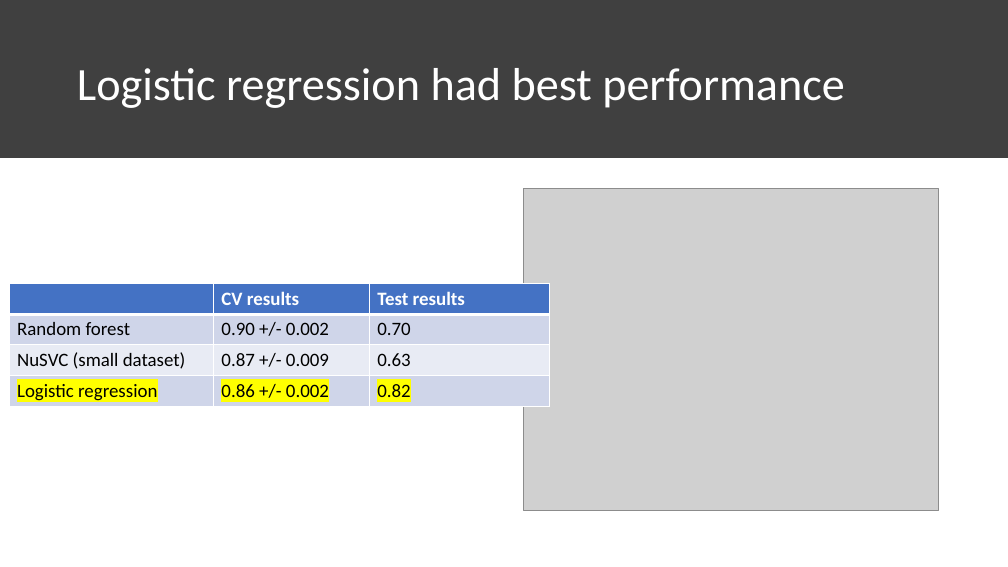
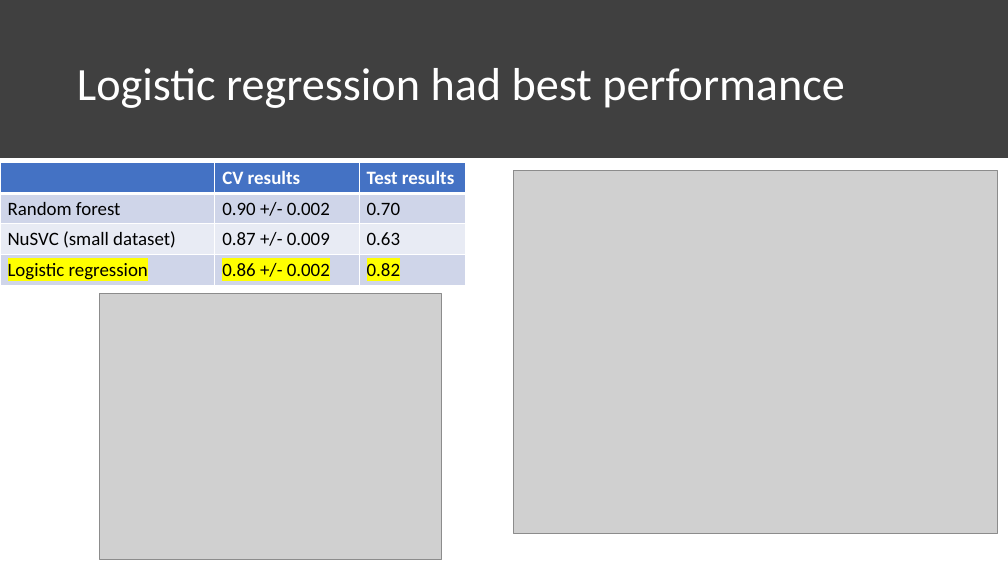
Before and after one commit to pcountryman/bankingproject, a slide deck: slide 7 of QuickenCaseStudyPresentation.pptx. Drawn at 1008x567 pixels with LibreOffice and Linux fonts; fonts in the diff are those of the drawing; grey boxes stand for pictures. Boxes give left, top, right and bottom in pixels: in the first picture for what was removed or moved away, otherwise in the second. Text is boxed around its words. In the diff, an @@ line names an element or a change of style, - is before the commit and + after.

```diff
--- a/QuickenCaseStudyPresentation.pptx
+++ b/QuickenCaseStudyPresentation.pptx
@@ table: place and size @@
-table at <box>10,284,550,406</box>
+table at <box>0,163,466,285</box>
@@ picture added at <box>514,170,998,533</box> @@
@@ picture: place and size @@
-picture at <box>524,188,939,511</box>
+picture at <box>99,293,442,560</box>
```
Also in this commit, not shown: 1 other slide changed, 2 slides added, 1 other file.
